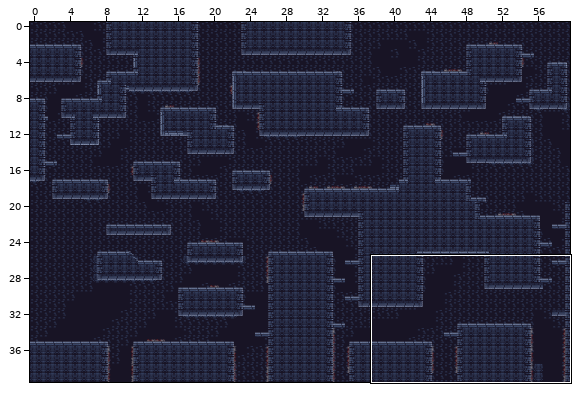
Tiled map: Output/Assets/Maps/Mapa_Dungen_dev.tmx. The first picture is a wide view before the edit; the outline marks the close-up.
Close-up. The starting point:
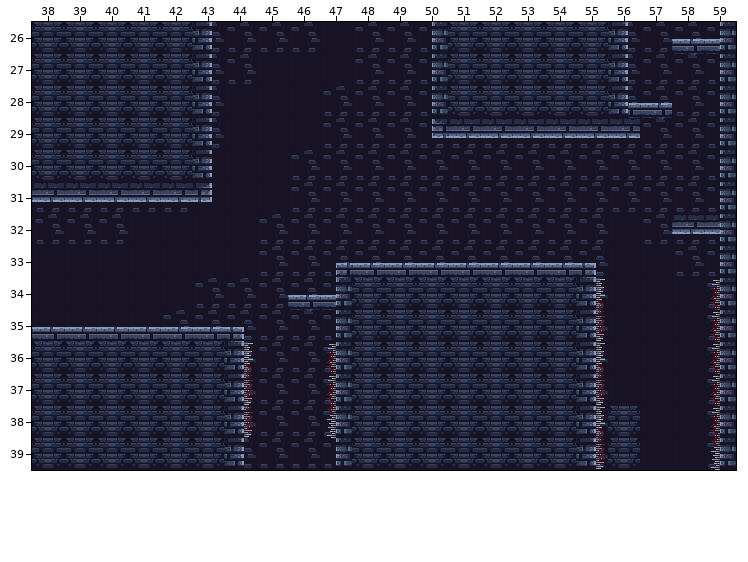
Cells are 32x32 px. Shown: x 38..59, y 26..39. The commit also changed other parts of the map, which this record leaves out.
Once edited:
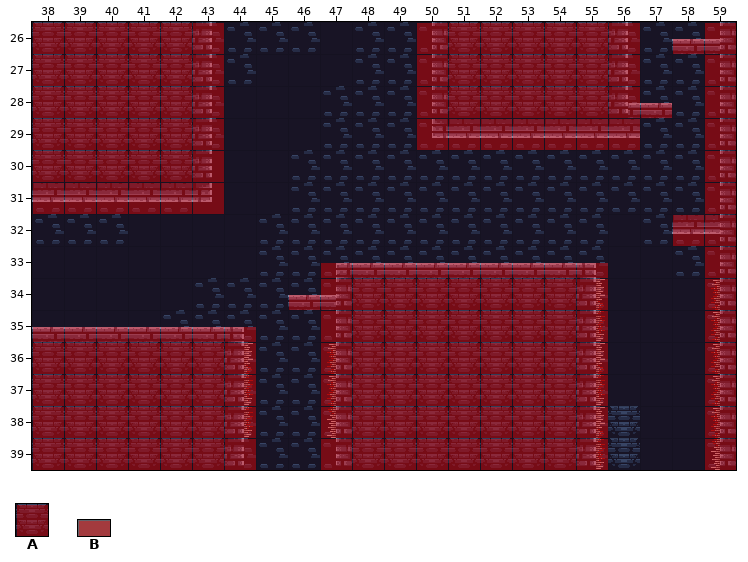
Key: from "MapMetadata": A 0; from "MapMetadata2": B 0.
_ is an empty cell, . an unchanged one.
Tiles of an added or newly shown layer are drawn over the layers below it.
See-through tiles are keyed as they look on the map.
Changes in this commit:
--- layer "Navigation" (added)
@@ x 38..59 @@
-26 ______......_______.__
-27 ______......_______.._
-28 ______......________._
-29 ______......_______.._
-30 ______..............._
-31 ______..............._
-32 ....................__
-33 ........._________..._
-34 ........__________..._
-35 _______.._________..._
-36 _______.._________..._
-37 _______.._________..._
-38 _______.._________..._
-39 _______.._________..._
+26 AAAAAA......AAAAAAA.BA
+27 AAAAAA......AAAAAAA..A
+28 AAAAAA......AAAAAAAB.A
+29 AAAAAA......AAAAAAA..A
+30 AAAAAA...............A
+31 AAAAAA...............A
+32 ....................AA
+33 .........BBBBBBBBB...A
+34 ........BAAAAAAAAA...A
+35 BBBBBBB..AAAAAAAAA...A
+36 AAAAAAA..AAAAAAAAA...A
+37 AAAAAAA..AAAAAAAAA...A
+38 AAAAAAA..AAAAAAAAA...A
+39 AAAAAAA..AAAAAAAAA...A
Pixel boxes of the changes (left, top, right, bottom) in both close-ups:
added: (33, 23, 224, 214)
added: (417, 23, 672, 150)
added: (673, 23, 736, 470)
added: (289, 263, 608, 470)
added: (33, 327, 256, 470)
